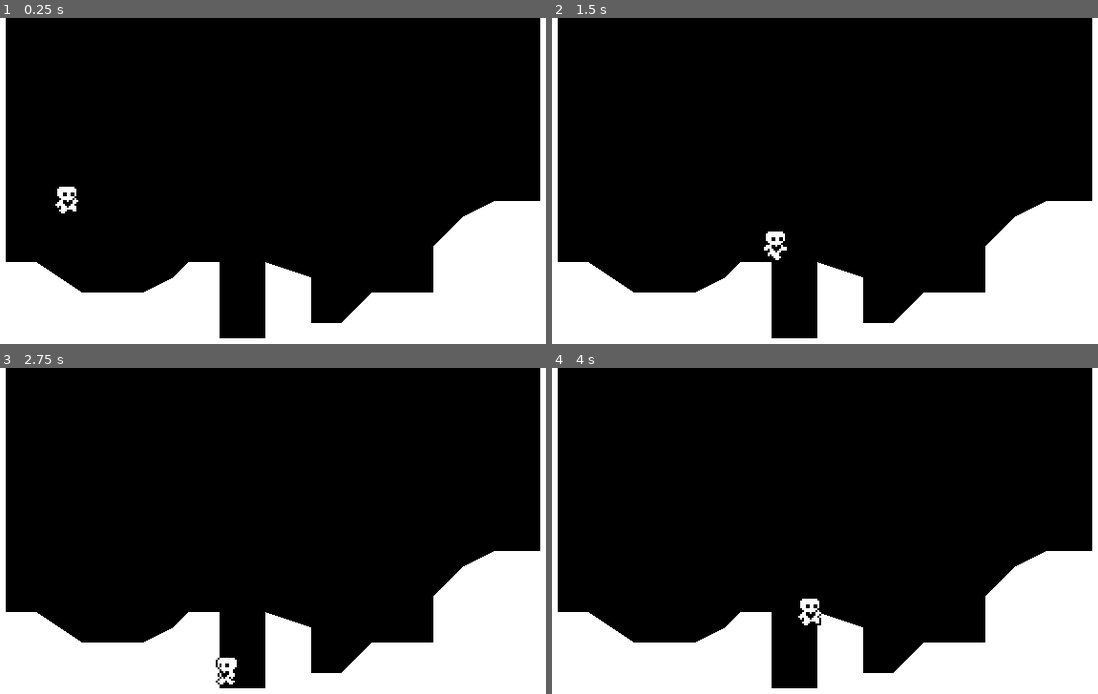
Above: before the commit, frames 1-4 (two rows, left to right).
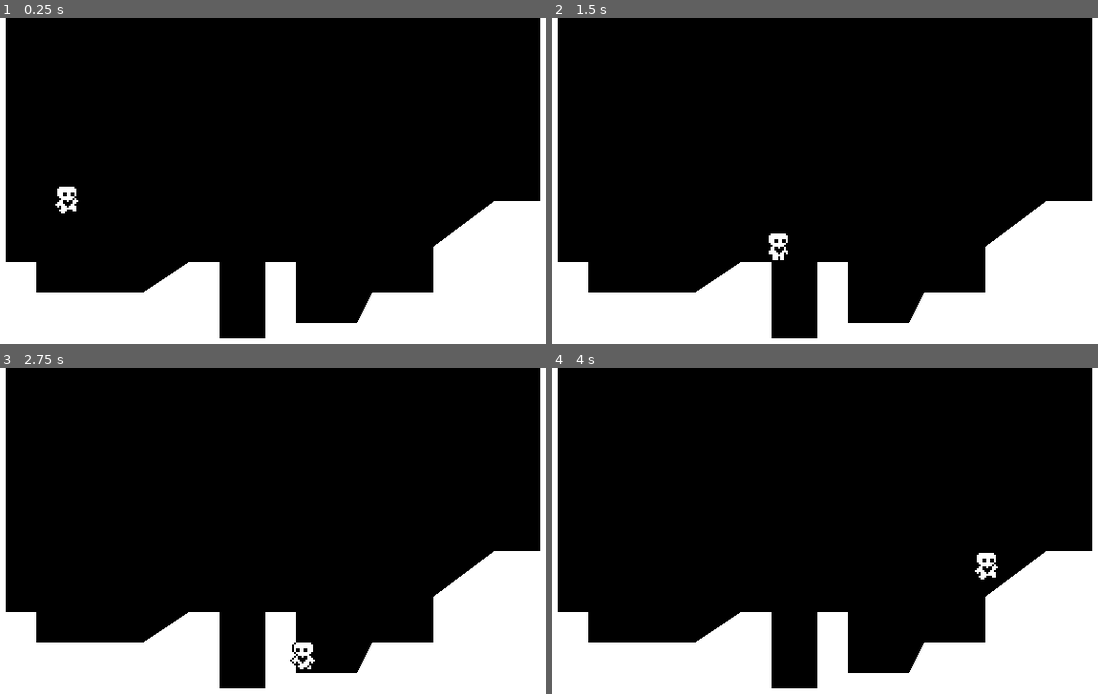
Above: after the commit, the same moments.

Repository: josed5001/heartPlatformerha
Game: Godot game, scene res://scenes/world.tscn
The game is run twice, just before and just after one commit, with the same random seed, the same clock (stepped at 60 frames per second) and the same inputs.
Inputs:
- Up to frame 1 (0.25 s): no input
- Up to frame 2 (1.5 s): tap Enter (ui_accept) at 0.5, 0.77 s; hold Right (ui_right) from 0.53 s (still down)
- Up to frame 3 (2.75 s): tap Enter (ui_accept) at 1.52 s; release Right (ui_right) at 2.03 s; hold Left (ui_left) from 2.03 s (still down)
- Up to frame 4 (4 s): release Left (ui_left) at 2.78 s; hold Right (ui_right) from 2.78 s (still down); tap Enter (ui_accept) at 3.02, 3.77 s

The runs differ from the first frame. In frame 1, 1.2% of the frame differs, in the area x 6-91%, y 56-94%; in frame 2, 1.4%; in frame 3, 1.3%; in frame 4, 1.6%.

Commit message:
part 2

Diff:
--- a/scenes/player.tscn
+++ b/scenes/player.tscn
@@ -94,3 +94,7 @@
 [node name="CollisionShape2D" type="CollisionShape2D" parent="."]
 position = Vector2(0, -8)
 shape = SubResource("RectangleShape2D_exg4k")
+
+[node name="CoyoteJumpTimer" type="Timer" parent="."]
+wait_time = 0.2
+one_shot = true
--- a/scenes/world.tscn
+++ b/scenes/world.tscn
@@ -9,7 +9,7 @@
 [node name="StaticBody2D" type="StaticBody2D" parent="."]
 
 [node name="CollisionPolygon2D" type="CollisionPolygon2D" parent="StaticBody2D"]
-polygon = PackedVector2Array(16, 0, 16, 80, 16, 128, 32, 128, 56, 144, 56, 144, 88, 144, 104, 136, 112, 128, 128, 128, 128, 168, 152, 168, 152, 128, 176, 136, 176, 160, 192, 160, 208, 144, 240, 144, 240, 120, 256, 104, 272, 96, 288, 96, 296, 96, 296, 0, 320, 0, 320, 192, 280, 192, 0, 192, 0, 0)
+polygon = PackedVector2Array(16, 0, 16, 80, 16, 128, 32, 128, 32, 144, 56, 144, 88, 144, 112, 128, 128, 128, 128, 168, 152, 168, 152, 128, 168, 128, 168, 160, 200, 160, 208, 144, 240, 144, 240, 120, 272, 96, 288, 96, 296, 96, 296, 0, 320, 0, 320, 192, 280, 192, 0, 192, 0, 0)
 
 [node name="Polygon2D" type="Polygon2D" parent="StaticBody2D/CollisionPolygon2D"]
 
--- a/scripts/player.gd
+++ b/scripts/player.gd
@@ -9,6 +9,7 @@
 # Get the gravity from the project settings to be synced with RigidBody nodes.
 var gravity = ProjectSettings.get_setting("physics/2d/default_gravity")
 @onready var animated_sprite_2d = $AnimatedSprite2D
+@onready var coyote_jump_timer = $CoyoteJumpTimer
 
 
 func _physics_process(delta):
@@ -20,7 +21,11 @@
 	handle_acceleration(input_axis, delta)
 	apply_friction(input_axis, delta)
 	update_animations(input_axis)
+	var was_on_floor = is_on_floor()
 	move_and_slide()
+	var just_left_ledge = was_on_floor and not is_on_floor() and velocity.y >= 0
+	if just_left_ledge:
+		coyote_jump_timer.start()
 
 func apply_gravity(delta):
 	if not is_on_floor():
@@ -28,10 +33,10 @@
 
 func handle_jump():
 	# Handle Jump.
-	if is_on_floor():
+	if is_on_floor() or coyote_jump_timer.time_left > 0.0:
 		if Input.is_action_just_pressed("ui_accept"):
 			velocity.y = JUMP_VELOCITY
-	else:
+	if not is_on_floor():
 		if Input.is_action_just_released("ui_accept") and velocity.y < JUMP_VELOCITY /2:
 			velocity.y = JUMP_VELOCITY /2
 
